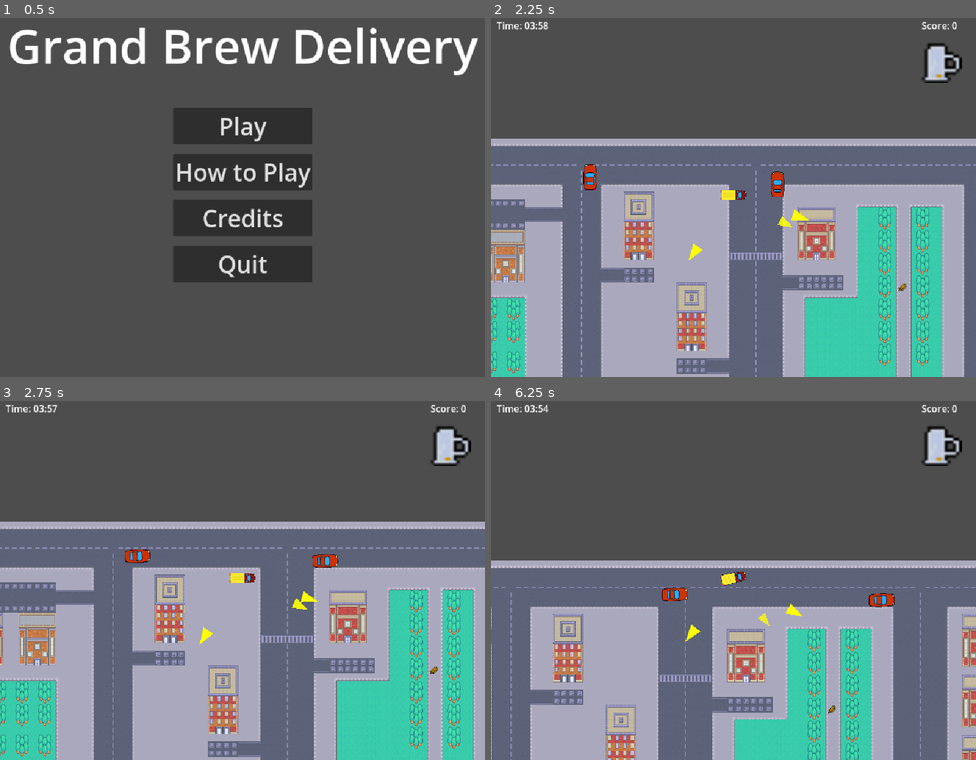
Above: before the commit, frames 1-4 (two rows, left to right).
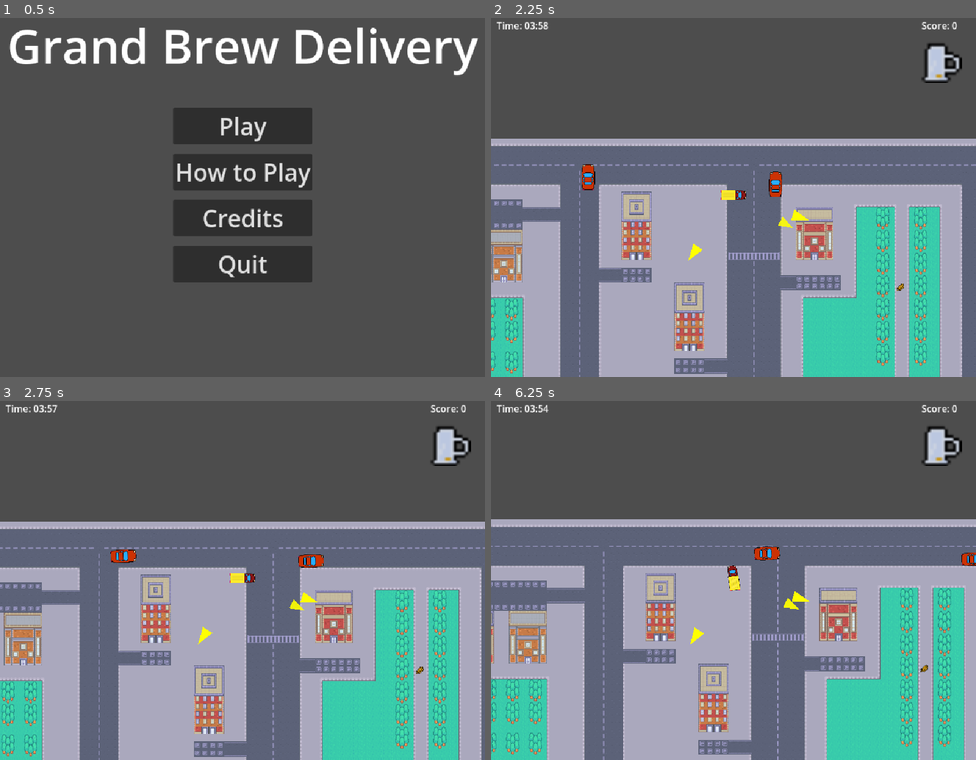
Above: after the commit, the same moments.

Repository: BastianTnd/grand-brew-delivery
Game: Godot game, scene res://Game/MainMenu/main_menu.tscn
The game is run twice, just before and just after one commit, with the same random seed, the same clock (stepped at 60 frames per second) and the same inputs.
Inputs:
- Up to frame 1 (0.5 s): no input
- Up to frame 2 (2.25 s): click "Play" at 0.5 s; hold Right (ui_right) 1.28-2.03 s; hold Down (ui_down) from 2.03 s (still down)
- Up to frame 3 (2.75 s): keep holding Down (ui_down)
- Up to frame 4 (6.25 s): release Down (ui_down) at 2.78 s; hold Right (ui_right) 2.78-3.53 s; hold Up (ui_up) 3.53-4.28 s; hold Left (ui_left) 4.28-5.78 s; hold Down (ui_down) from 5.78 s (still down)

Frame 1 is identical in both runs. In frame 2, 8.6% of the frame differs, in the area x 0-100%, y 35-100%; in frame 3, 22%; in frame 4, 55%, in the area x 0-100%, y 32-100%.

Commit message:
feature(Player): now uses realistic mass inertia for acceleration and rolling, implemented understeering physics for a heavy van feel, braking distance and power now scale with beer load level,

Diff:
--- a/godot_project/Player/player.gd
+++ b/godot_project/Player/player.gd
@@ -1,33 +1,30 @@
 extends CharacterBody2D
 
-# --- Signals ---
 signal beer_level_changed(new_value)
 
-# --- Physics & Driving Behavior ---
-@export var engine_power = 1200.0
-@export var max_speed = 800.0
-@export var friction = 0.96
-@export var steering_angle = 30.0
-@export var normal_traction = 0.10
+# --- PHYSICS ---
+@export var engine_power = 150.0
+@export var max_speed = 320.0
+@export var max_speed_reverse = 110.0
+@export var steering_angle_limit = 42.0
+@export var friction = 0.993
+@export var braking_force = 2.5
+@export var drift_braking = 0.985
 
-# --- Beer Mechanics ---
+var crash_cooldown = 0.0
+var crash_counter = 0
+var beer_level = 0.0
+var has_filled_this_round = false
+var is_refilling = false
+var is_unloading = false
+
 @export var max_beer = 100.0
 @export var unload_speed = 40.0
-var beer_level = 0.0
-var is_refilling = false
-var is_unloading = false
-var has_filled_this_round = false
-
-# --- Damage System ---
-var crash_cooldown = 0.0
-var crash_counter = 0
-
-# --- UI Reference ---
 var beer_visual: AnimatedSprite2D
 
-# --- Arrow Display ---
+# --- Arrow Display Config ---
 @export var arrow_max_distance = 150.0
-@export var arrow_min_distance = 30.0
+@export var arrow_min_distance = 40.0
 @export var arrow_size = 18.0
 var current_arrow_color = Color.WHITE
 
@@ -36,9 +33,69 @@
 	var hud_node = get_tree().get_first_node_in_group("hud")
 	if hud_node:
 		beer_visual = hud_node.find_child("BeerVisual", true) as AnimatedSprite2D
-
 	beer_level_changed.connect(_on_beer_level_changed)
 	_on_beer_level_changed(beer_level)
+
+func _physics_process(delta):
+	if crash_cooldown > 0: crash_cooldown -= delta
+	if is_unloading: process_unloading(delta)
+
+	var move_input = Input.get_axis("ui_down", "ui_up")
+	var steer_input = Input.get_axis("ui_left", "ui_right")
+
+	if is_refilling or is_unloading:
+		velocity = velocity.move_toward(Vector2.ZERO, 500 * delta)
+		move_and_slide()
+		return
+
+	# Dynamisches Gewicht: Je mehr Bier, desto träger (0.8 bis 1.2 Multiplikator)
+	var weight_factor = remap(beer_level, 0, max_beer, 1.0, 1.3)
+
+	var speed = velocity.length()
+	if speed > 5 or move_input != 0:
+		var dir = -1.0 if velocity.dot(transform.x) < -5 else 1.0
+		# Lenkung wird schwerfälliger, wenn der Wagen voll beladen ist
+		var steer_speed_modifier = clamp(speed / max_speed, 0.5, 0.9) / weight_factor
+		rotation += steer_input * deg_to_rad(steering_angle_limit * 4.0) * delta * dir * steer_speed_modifier
+
+	if move_input > 0:
+		velocity += transform.x * (engine_power / weight_factor) * delta
+	elif move_input < 0:
+		if velocity.dot(transform.x) > 5:
+			# Bremsweg verlängert sich bei Beladung
+			velocity += transform.x * -engine_power * (braking_force / weight_factor) * delta
+		else:
+			velocity += transform.x * -engine_power * 0.7 * delta
+
+	velocity *= friction
+
+	var forward_vel = transform.x * velocity.dot(transform.x)
+	var steering_intensity = abs(steer_input)
+	var speed_percentage = speed / max_speed
+
+	var current_traction = 0.35
+
+	if speed_percentage > 0.7 and steering_intensity > 0.8:
+		# Schlittern wird durch Gewicht verstärkt (weniger Traction)
+		current_traction = 0.03 / weight_factor
+		velocity *= drift_braking
+
+	if speed < 110:
+		current_traction = 0.8
+
+	velocity = lerp(velocity, forward_vel, current_traction)
+
+	if velocity.length() > max_speed:
+		velocity = velocity.limit_length(max_speed)
+
+	var speed_before = velocity.length()
+	var collided = move_and_slide()
+
+	if collided and speed_before > 180:
+		if has_filled_this_round and beer_level > 0:
+			apply_crash_logic()
+
+	queue_redraw()
 
 func _draw():
 	var targets = _get_target_positions()
@@ -46,96 +103,53 @@
 
 	for target_pos in targets:
 		if target_pos != Vector2.ZERO:
-			var dist = global_position.distance_to(target_pos)
 			var direction = global_position.direction_to(target_pos)
 			var angle = direction.angle() - global_rotation
-			var d_clamped = clamp(dist, 0, 500)
-			var dynamic_dist = remap(d_clamped, 0, 500, arrow_min_distance, arrow_max_distance)
-			var dynamic_size = remap(d_clamped, 0, 500, arrow_size * 0.33, arrow_size)
-			var alpha = remap(d_clamped, 0, 500, 0.3, 1.0)
+			var dist = global_position.distance_to(target_pos)
+
+			if dist < 15.0:
+				continue
+
+			var d_clamped = clamp(dist, 15, 500)
+
+			var s = remap(d_clamped, 0, 500, 0.3, 1.0)
+			var d = remap(d_clamped, 0, 500, arrow_min_distance, arrow_max_distance)
+
 			var draw_color = current_arrow_color
-			draw_color.a = alpha
+			draw_color.a = remap(d_clamped, 0, 500, 0.4, 1.0)
 
-			var arrow_center = Vector2(dynamic_dist, 0).rotated(angle)
-			var p1 = arrow_center + Vector2(dynamic_size, 0).rotated(angle)
-			var p2 = arrow_center + Vector2(-dynamic_size, -dynamic_size/1.5).rotated(angle)
-			var p3 = arrow_center + Vector2(-dynamic_size, dynamic_size/1.5).rotated(angle)
+			var arrow_center = Vector2(d, 0).rotated(angle)
+
+			var p1 = arrow_center + Vector2(arrow_size * s, 0).rotated(angle)
+			var p2 = arrow_center + Vector2(-arrow_size * s, -arrow_size * s / 1.5).rotated(angle)
+			var p3 = arrow_center + Vector2(-arrow_size * s, arrow_size * s / 1.5).rotated(angle)
+
 			draw_polygon(PackedVector2Array([p1, p2, p3]), PackedColorArray([draw_color]))
-
-func _physics_process(delta):
-	if crash_cooldown > 0:
-		crash_cooldown -= delta
-
-	if is_unloading:
-		process_unloading(delta)
-
-	var move_input = Input.get_axis("ui_down", "ui_up")
-	var turn = Input.get_axis("ui_left", "ui_right")
-
-	if is_refilling or is_unloading:
-		velocity = velocity.move_toward(Vector2.ZERO, 600 * delta)
-		move_input = 0
-		turn = 0
-
-	var current_power = engine_power
-	if move_input < 0: current_power = engine_power * 0.3
-
-	if move_input != 0:
-		var target_vel = transform.x * move_input * current_power
-		velocity = velocity.move_toward(target_vel, current_power * delta)
-	else:
-		velocity = velocity.move_toward(Vector2.ZERO, 300 * delta)
-
-	velocity *= friction
-	var speed = velocity.length()
-	var is_forward = velocity.dot(transform.x) > 0
-
-	if speed > 20:
-		var side_factor = 1 if is_forward else -1
-		var target_steering = velocity.rotated(turn * deg_to_rad(steering_angle) * side_factor)
-		velocity = velocity.lerp(target_steering, normal_traction)
-		rotation = lerp_angle(rotation, velocity.angle() if is_forward else (velocity * -1).angle(), 10.0 * delta)
-
-	if speed > max_speed: velocity = velocity.limit_length(max_speed)
-
-	var collided = move_and_slide()
-
-	if collided and speed > 200:
-		if has_filled_this_round and beer_level > 0:
-			apply_crash_logic()
-
-	queue_redraw()
 
 func apply_crash_logic():
 	if crash_cooldown <= 0:
 		crash_counter += 1
-		crash_cooldown = 0.8
-
+		crash_cooldown = 1.0
 		var tween = create_tween()
 		tween.tween_property(self, "modulate", Color.ORANGE, 0.1)
 		tween.tween_property(self, "modulate", Color.WHITE, 0.1)
-
 		if crash_counter >= 3:
 			crash_counter = 0
-			var penalty = max_beer * 0.25
-			beer_level = clamp(beer_level - penalty, 0.0, max_beer)
+			beer_level = clamp(beer_level - (max_beer * 0.20), 0.0, max_beer)
 			beer_level_changed.emit(beer_level)
-
 			var loss_tween = create_tween()
 			loss_tween.tween_property(self, "modulate", Color.RED, 0.1)
 			loss_tween.tween_property(self, "modulate", Color.WHITE, 0.1)
 
 func _on_beer_level_changed(new_value):
 	if beer_visual:
-		var frame_idx = clampi(int(round(new_value / 25.0)), 0, 4)
-		beer_visual.frame = frame_idx
+		beer_visual.frame = clampi(int(round(new_value / 25.0)), 0, 4)
 
 func _get_target_positions() -> Array:
 	var targets = []
 	if ScoreManager.items_collected < 3:
 		current_arrow_color = Color.YELLOW
-		var items = get_tree().get_nodes_in_group("collectibles")
-		for item in items: targets.append(item.global_position)
+		for item in get_tree().get_nodes_in_group("collectibles"): targets.append(item.global_position)
 	elif not has_filled_this_round:
 		current_arrow_color = Color.ORANGE
 		var station = get_tree().get_first_node_in_group("brewing_station")
